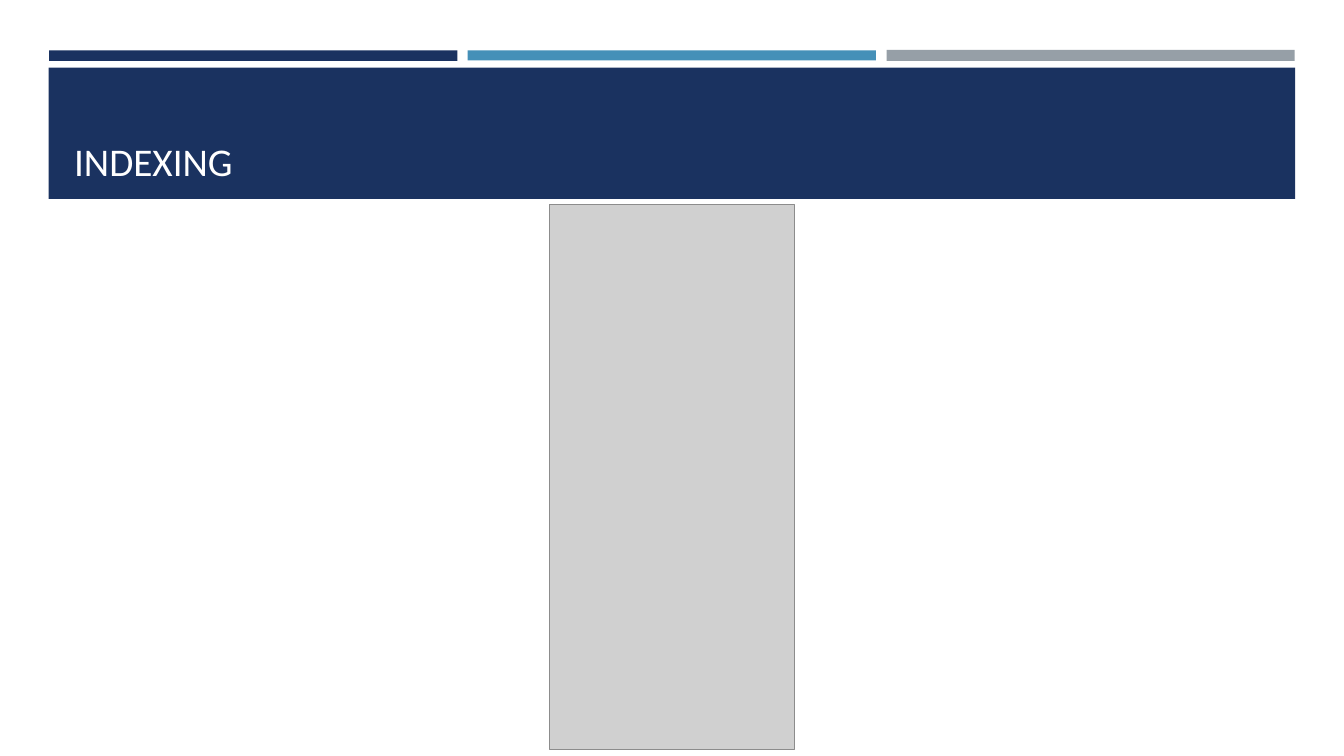
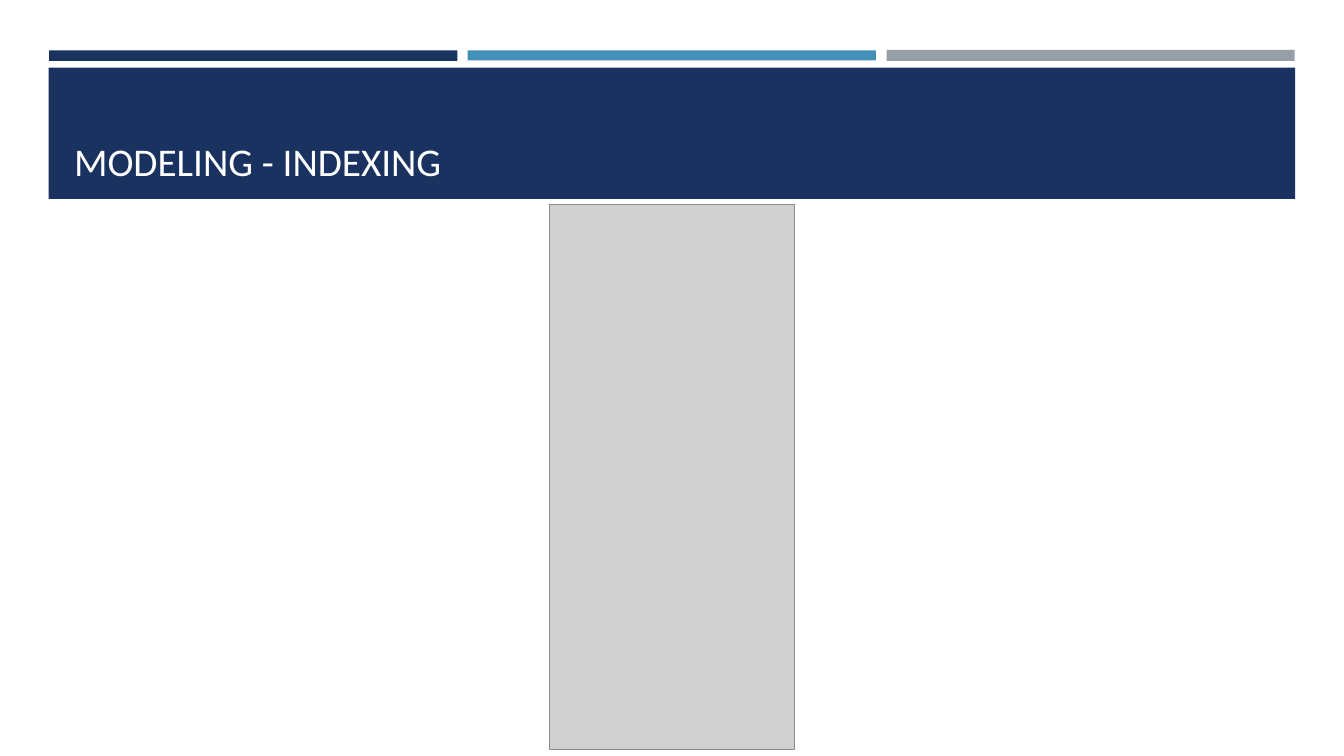
Before and after one commit to seakmengc/find_me, a slide deck: slide 16 of docs/find_me.pptx (slide 12 before the commit). Drawn at 1344x756 pixels with LibreOffice and Linux fonts; fonts in the diff are those of the drawing; grey boxes stand for pictures. Boxes give left, top, right and bottom in pixels: in the first picture for what was removed or moved away, otherwise in the second. Text is boxed around its words. In the diff, an @@ line names an element or a change of style, - is before the commit and + after.

```diff
--- a/docs/find_me.pptx
+++ b/docs/find_me.pptx
@@ title at [74, 150, 441, 177]: text changed @@
-INDEXING
+MODELING - INDEXING
```
Also in this commit, not shown: 4 other slides changed, 10 slides added, 3 slides removed, 3 other files.
